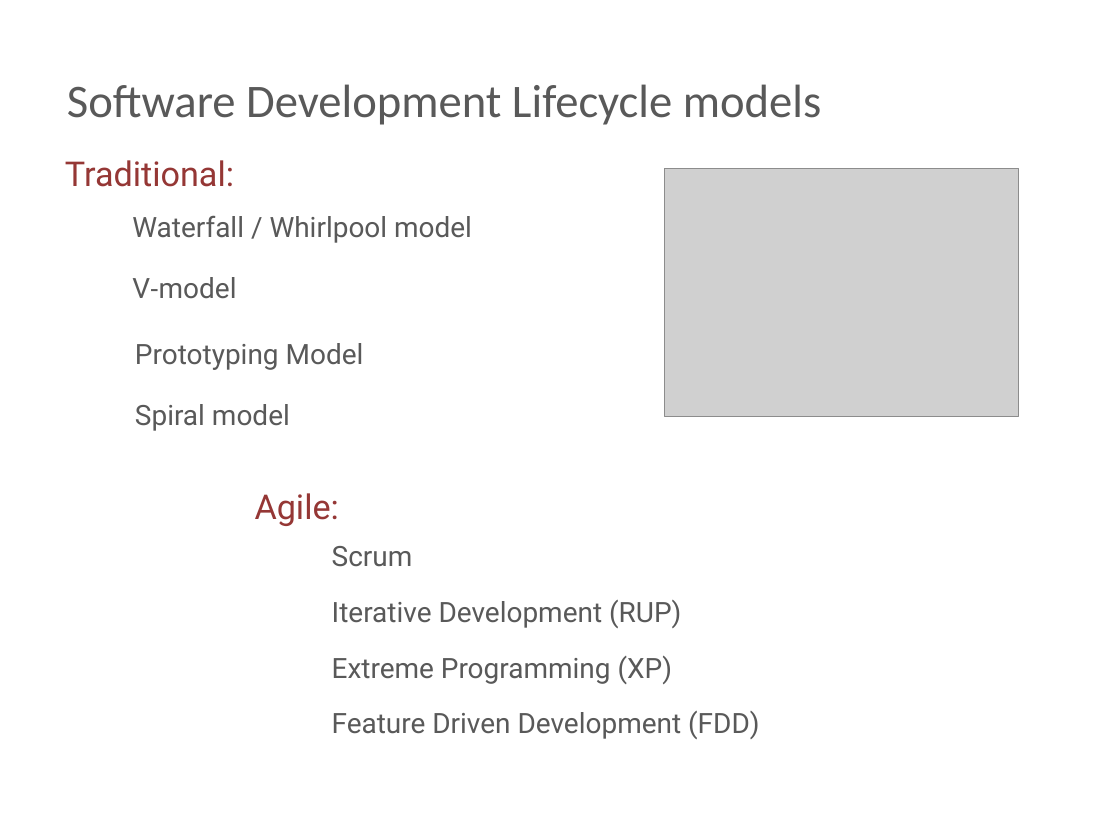
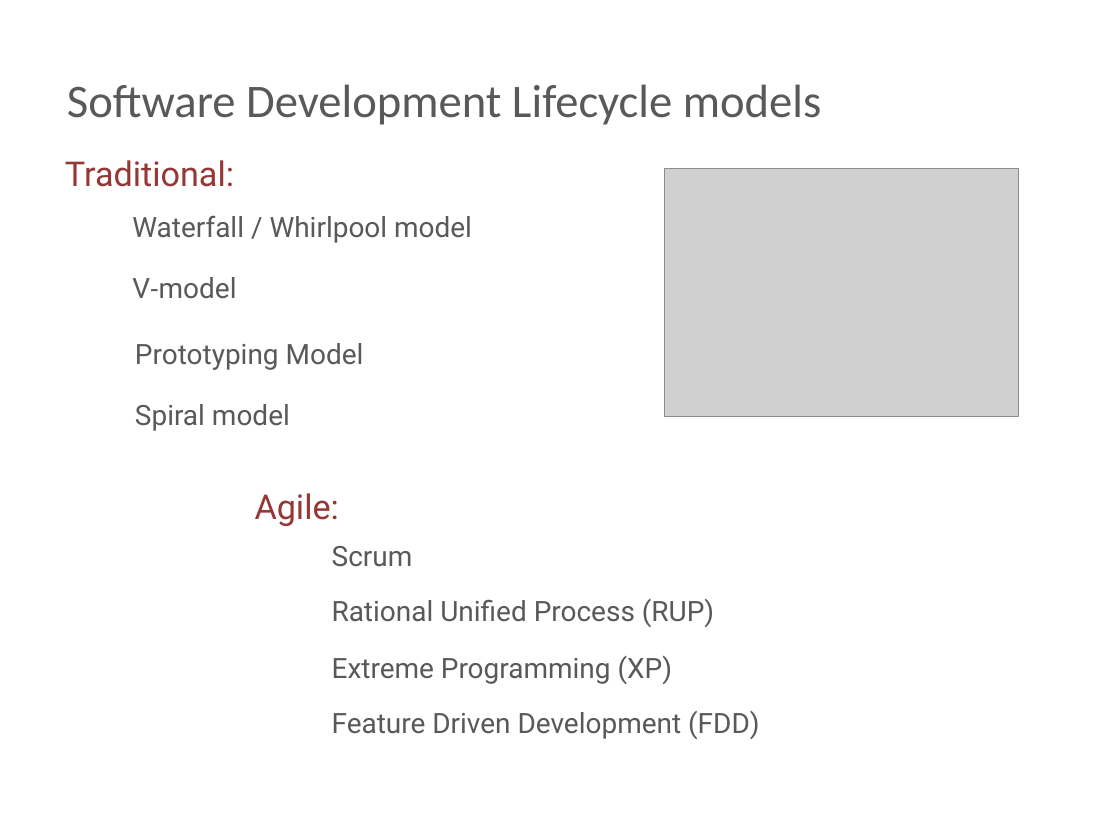
Before and after one commit to BigRacer/swtesting, a slide deck: slide 23 of 6.SDLC/SDLC models.pptx (slide 21 before the commit). Drawn at 1120x840 pixels with LibreOffice and Linux fonts; fonts in the diff are those of the drawing; grey boxes stand for pictures; background and template pictures are left out. Boxes give left, top, right and bottom in pixels: in the first picture for what was removed or moved away, otherwise in the second. Text is boxed around its words. In the diff, an @@ line names an element or a change of style, - is before the commit and + after.

```diff
--- a/6.SDLC/SDLC models.pptx
+++ b/6.SDLC/SDLC models.pptx
@@ text at bbox=[332, 599, 714, 627]: text changed @@
-Iterative Development (RUP)
+Rational Unified Process (RUP)
```
Also in this commit, not shown: 5 other slides changed, 4 slides added, 2 slides removed.
